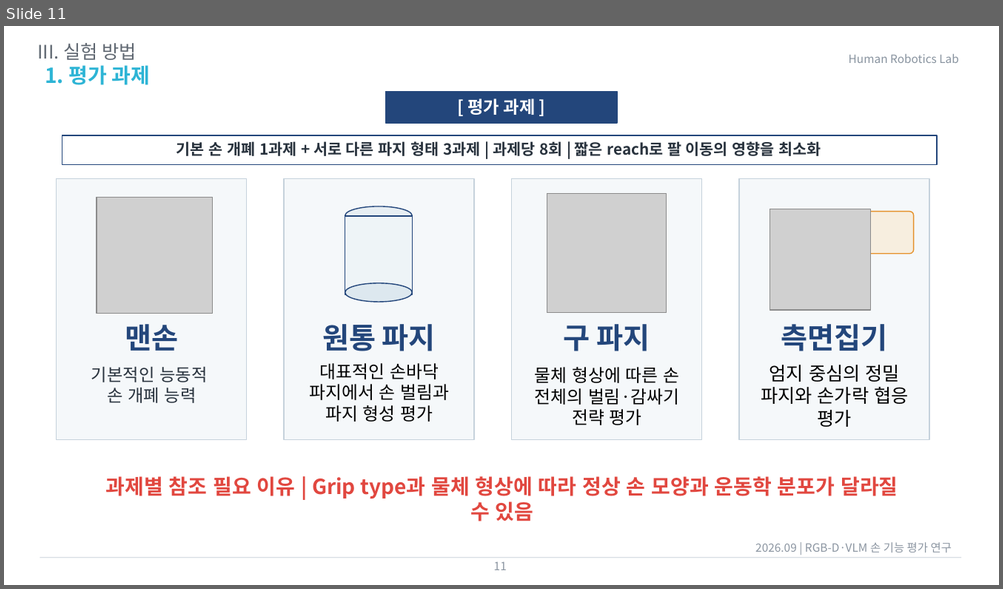
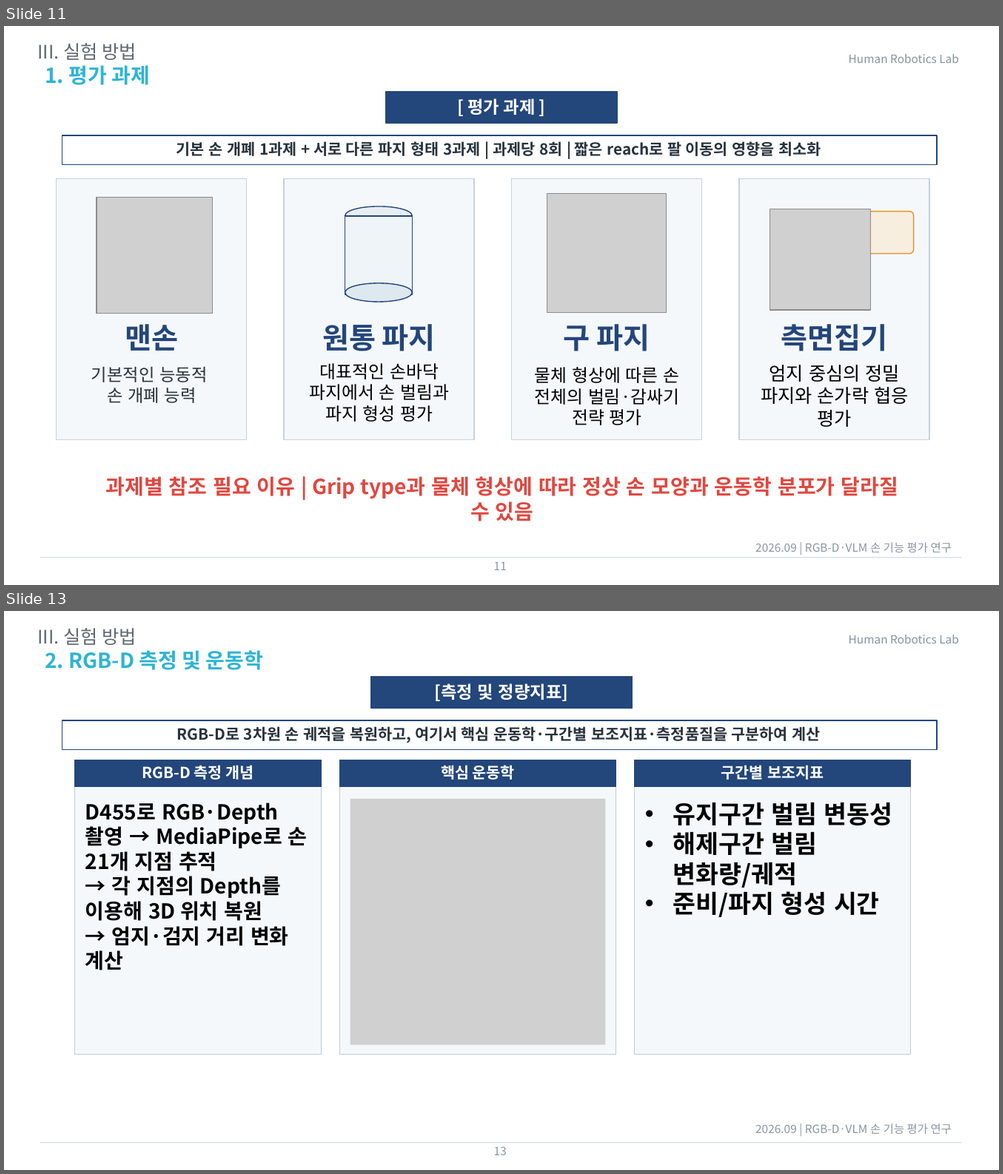
Before and after one commit to passtock/casstone, a slide deck: capstone/연구계획서22000561이재용0910.pptx. Shown one above the other, each under a label of ours: slide 11 before the commit, slides 11 and 13 after it; the slides between them are not shown. The pictures are 1003x589 and 1003x1174 pixels, drawn with LibreOffice and Linux fonts; fonts in the diff are those of the drawing; grey boxes stand for pictures. Boxes give left, top, right and bottom in pixels: in the first picture for what was removed or moved away, otherwise in the second. Text is boxed around its words. In the diff, an @@ line names an element or a change of style, - is before the commit and + after.

```diff
--- a/capstone/연구계획서22000561이재용0910.pptx
+++ b/capstone/연구계획서22000561이재용0910.pptx
@@ slide 13 added at [4, 611, 999, 1170], background #FFFFFF @@
@@ text added at [37, 628, 136, 645], 18 pt, text #5F6771 @@
+III. 실험 방법
@@ text added at [45, 650, 263, 670], 20 pt, text #2DB4D5, bold @@
+2. RGB-D 측정 및 운동학
@@ text added at [848, 635, 959, 644], 11 pt, text #88939F @@
+Human Robotics Lab
@@ rectangle added at [371, 677, 632, 708], fill #23467B, outline #23467B 1 pt @@
@@ text added at [434, 684, 569, 701], 16.6 pt, text #FFFFFF, bold @@
+[측정 및 정량지표]
@@ rectangle added at [62, 721, 936, 750], outline #23467B 1 pt @@
@@ text added at [177, 726, 820, 743], 14.8 pt, text #28323D, bold @@
+RGB-D로 3차원 손 궤적을 복원하고, 여기서 핵심 운동학·구간별 보조지표·측정품질을 구분하여 계산
@@ rectangle added at [75, 760, 321, 1055], fill #F5F8FA, outline #BFCBD6 1 pt @@
@@ rectangle added at [75, 760, 321, 787], fill #23467B, outline #23467B 1 pt @@
@@ text added at [142, 765, 253, 780], 14.8 pt, text #FFFFFF, bold @@
+RGB-D 측정 개념
@@ rectangle added at [340, 760, 616, 1055], fill #F5F8FA, outline #BFCBD6 1 pt @@
@@ rectangle added at [340, 760, 616, 787], fill #23467B, outline #23467B 1 pt @@
@@ text added at [441, 765, 515, 780], 14.8 pt, text #FFFFFF, bold @@
+핵심 운동학
@@ rectangle added at [634, 760, 910, 1055], fill #F5F8FA, outline #BFCBD6 1 pt @@
@@ rectangle added at [634, 760, 910, 787], fill #23467B, outline #23467B 1 pt @@
@@ text added at [721, 765, 824, 780], 14.8 pt, text #FFFFFF, bold @@
+구간별 보조지표
@@ text added at [85, 803, 307, 971], 20 pt, text #000000, bold @@
+D455로 RGB·Depth 촬영 → MediaPipe로 손 21개 지점 추적
+→ 각 지점의 Depth를 이용해 3D 위치 복원
+→ 엄지·검지 거리 변화 계산
@@ picture added at [350, 799, 606, 1045] @@
@@ text added at [673, 803, 893, 917], 24 pt, text #000000, bold @@
+• 유지구간 벌림 변동성
+• 해제구간 벌림 변화량/궤적
+• 준비/파지 형성 시간
@@ line added from (40, 1143) to (962, 1143), #D9DEE5 1 pt @@
@@ text added at [755, 1124, 951, 1134], 11 pt, text #8B95A1 @@
+2026.09 | RGB-D·VLM 손 기능 평가 연구
@@ text added at [494, 1147, 506, 1156], 11 pt, text #8B95A1 @@
+13
```
Also in this commit, not shown: 6 slides changed, 1 other slide added, 2 slides removed.
